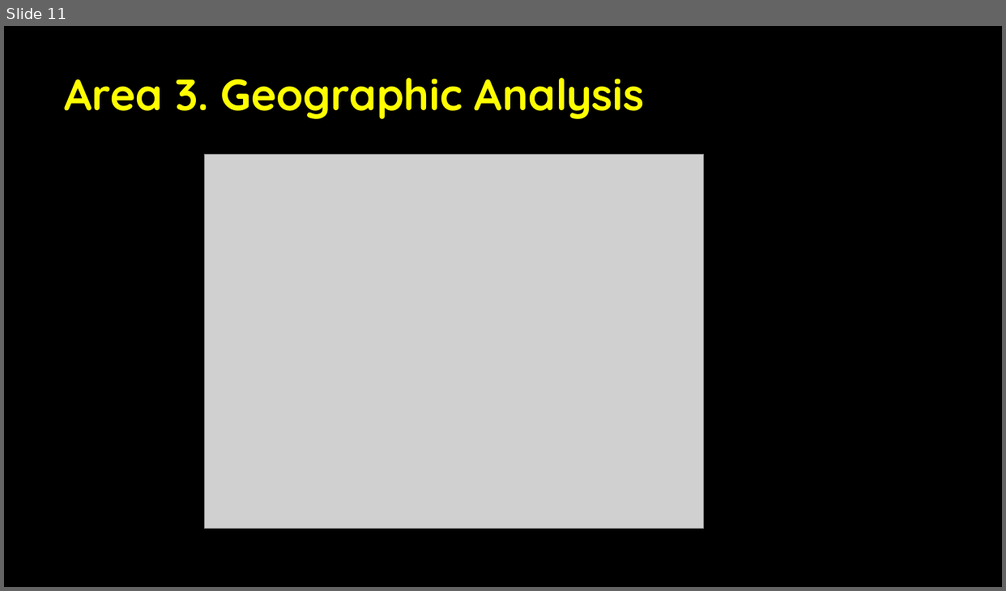
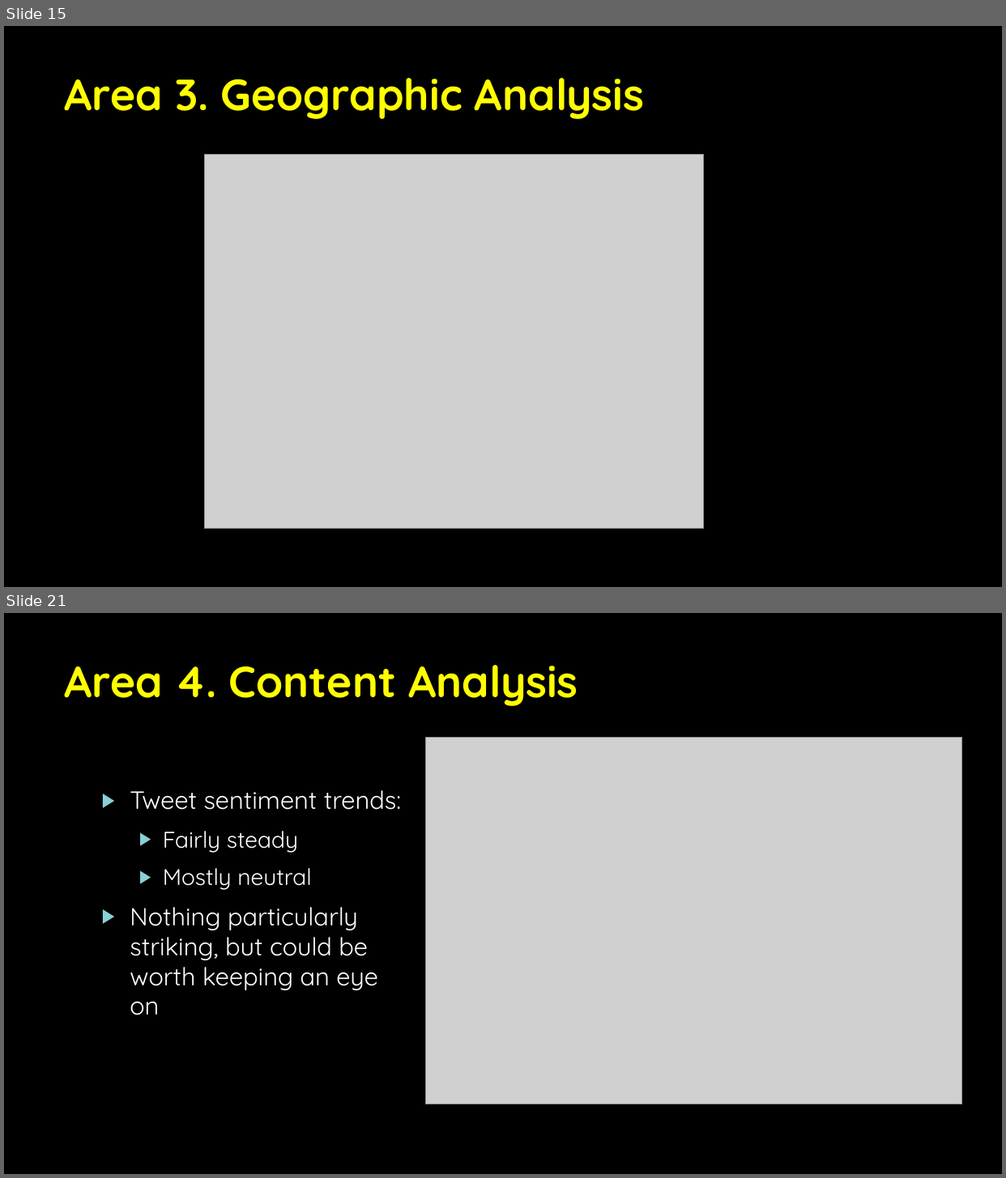
Before and after one commit to Luke-Patterson/BPCIA, a slide deck: BPCI Twitter Analysis Slides.pptx. Shown one above the other, each under a label of ours: slide 11 before the commit, slides 15 and 21 after it; the slides between them are not shown. The pictures are 1006x591 and 1006x1178 pixels, drawn with LibreOffice and Linux fonts; fonts in the diff are those of the drawing; grey boxes stand for pictures; background and template pictures are left out. Boxes give left, top, right and bottom in pixels: in the first picture for what was removed or moved away, otherwise in the second. Text is boxed around its words. In the diff, an @@ line names an element or a change of style, - is before the commit and + after.

```diff
--- a/BPCI Twitter Analysis Slides.pptx
+++ b/BPCI Twitter Analysis Slides.pptx
@@ slide 21 added at <box>4,613,1002,1174</box>, background picture (left out) @@
@@ title added at <box>65,665,578,706</box>, 42 pt, text #FFFF00, bold @@
+Area 4. Content Analysis
@@ picture added at <box>425,737,962,1105</box> @@
@@ text added at <box>130,790,401,1016</box>, 24 pt, text #FFFFFF @@
+▶ Tweet sentiment trends:
+  ▶ Fairly steady
+  ▶ Mostly neutral
+▶ Nothing particularly
+  striking, but could be
+  worth keeping an eye
+  on
@@ what was slide 11 is now slide 15 @@
```
Also in this commit, not shown: 2 slides changed, 10 other slides added, 40 other files.
